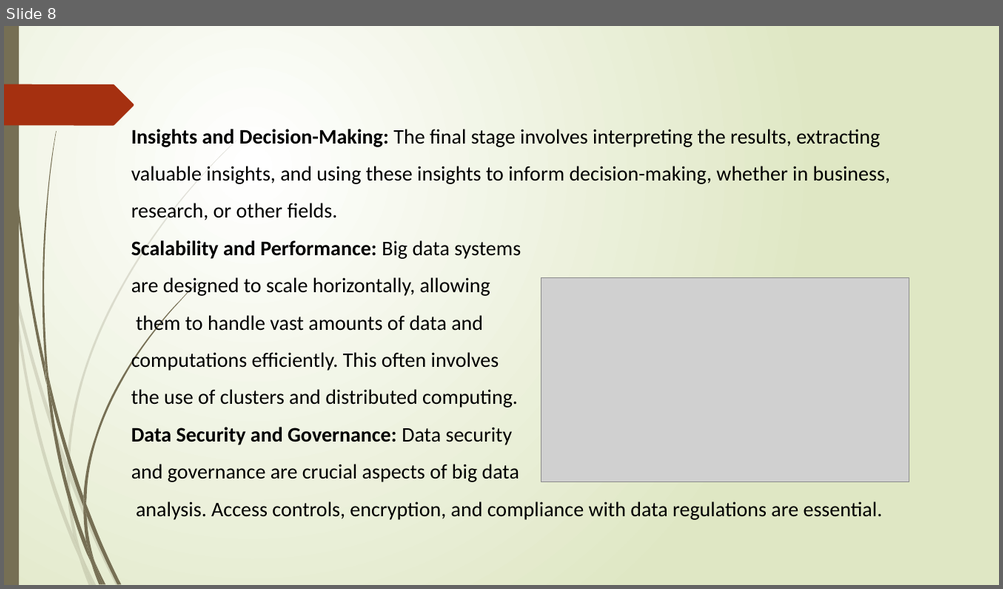
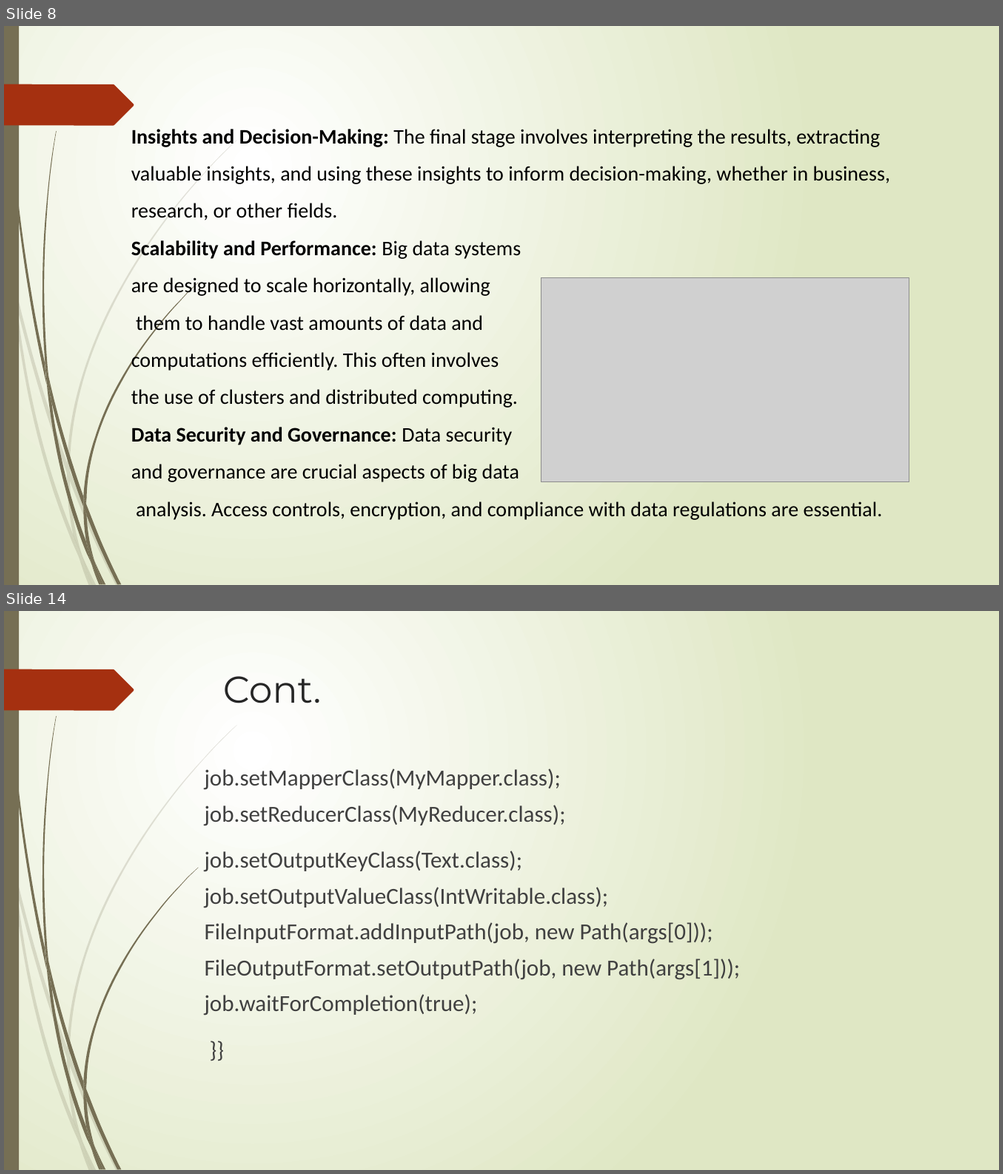
Before and after one commit to Indhu-pri/Indhu, a slide deck: bigdata.pptx. Shown one above the other, each under a label of ours: slide 8 before the commit, slides 8 and 14 after it; the slides between them are not shown. The pictures are 1003x589 and 1003x1174 pixels, drawn with LibreOffice and Linux fonts; fonts in the diff are those of the drawing; grey boxes stand for pictures. Boxes give left, top, right and bottom in pixels: in the first picture for what was removed or moved away, otherwise in the second. Text is boxed around its words. In the diff, an @@ line names an element or a change of style, - is before the commit and + after.

```diff
--- a/bigdata.pptx
+++ b/bigdata.pptx
@@ slide 14 added at bbox=[4, 611, 999, 1170], background gradient #FFFFFF to #DFE8C4; not listed: 24 template elements that a slide beside it also shows @@
@@ title added at bbox=[223, 676, 321, 703], 36 pt, text #262626 @@
+Cont.
@@ text added at bbox=[205, 769, 740, 1016], 22.2 pt, text #404040 @@
+job.setMapperClass(MyMapper.class); job.setReducerClass(MyReducer.class);
+job.setOutputKeyClass(Text.class); job.setOutputValueClass(IntWritable.class); FileInputFormat.addInputPath(job, new Path(args[0])); FileOutputFormat.setOutputPath(job, new Path(args[1])); job.waitForCompletion(true);
+}}
```
Also in this commit, not shown: 6 other slides added.
